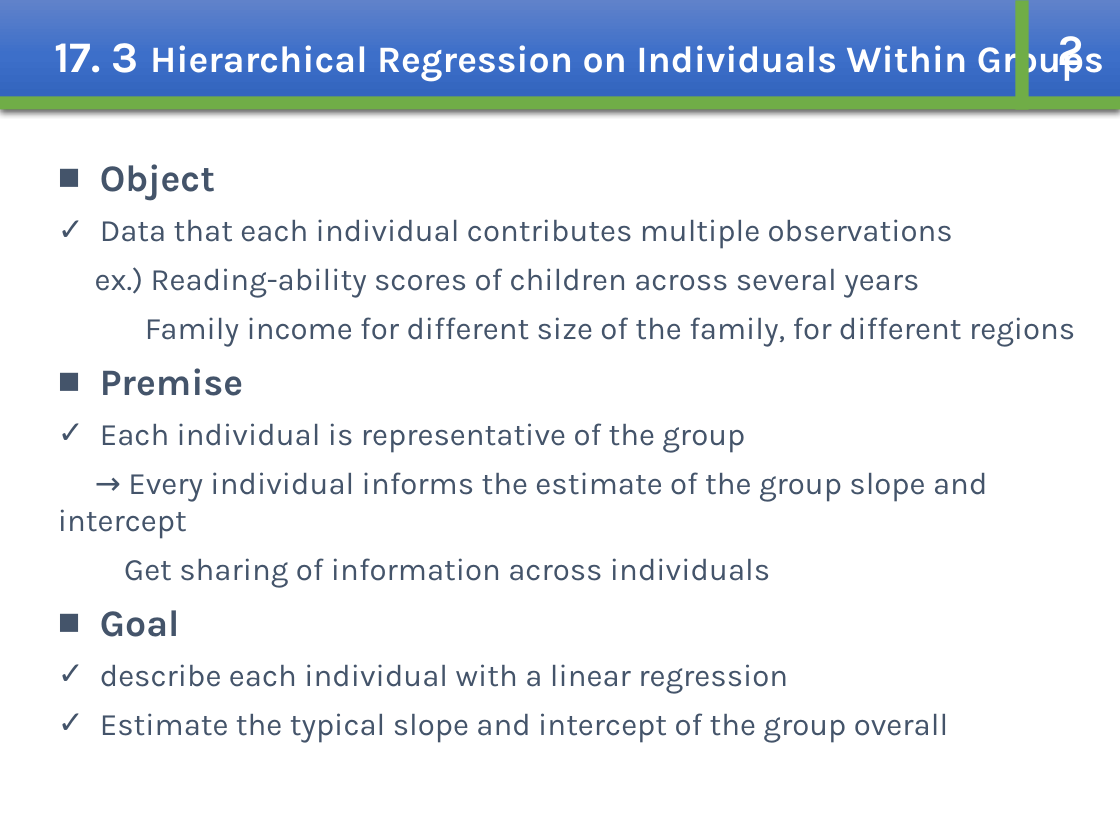
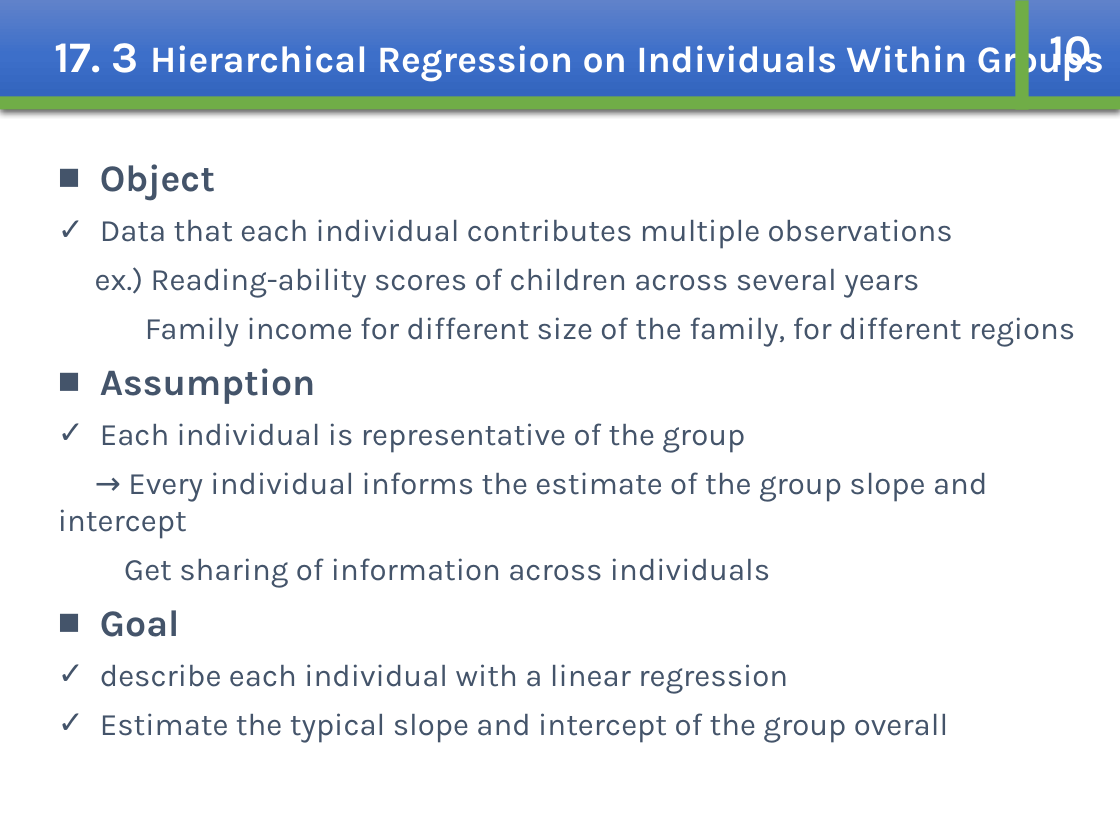
Before and after one commit to whcitizen/citizen-_task, a slide deck: slide 12 of 02_working/08_Bayesian/Bayesian_ch17_kajihara.pptx. Drawn at 1120x840 pixels with LibreOffice and Linux fonts; fonts in the diff are those of the drawing. Boxes give left, top, right and bottom in pixels: in the first picture for what was removed or moved away, otherwise in the second. Text is boxed around its words. In the diff, an @@ line names an element or a change of style, - is before the commit and + after.

```diff
--- a/02_working/08_Bayesian/Bayesian_ch17_kajihara.pptx
+++ b/02_working/08_Bayesian/Bayesian_ch17_kajihara.pptx
@@ text at [1049, 36, 1092, 77]: text changed @@
-2
+10
@@ text at [100, 368, 316, 404]: text changed @@
-■ Premise
+■ Assumption
```
Also in this commit, not shown: 11 other slides changed, 8 slides added, 18 slides removed, 4 other files.
